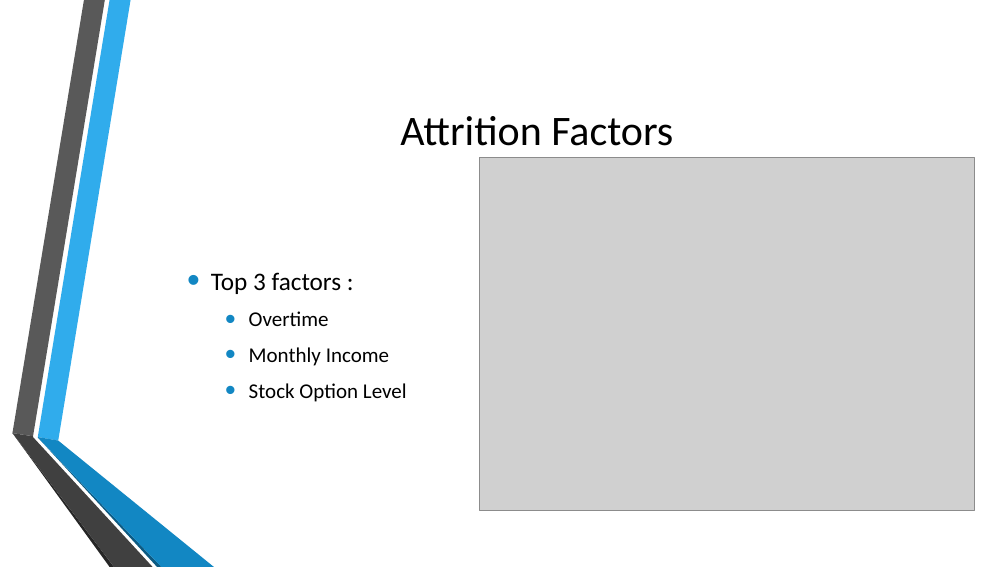
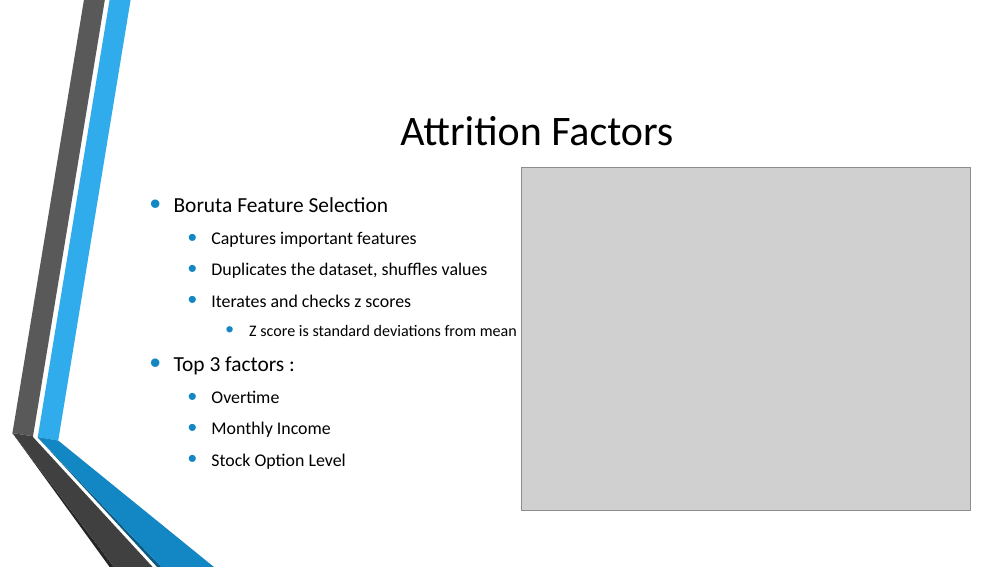
Before and after one commit to jherbaugh/CaseStudy2DDS, a slide deck: slide 5 of DDS Analytics Presentation.pptx (slide 4 before the commit). Drawn at 1008x567 pixels with LibreOffice and Linux fonts; fonts in the diff are those of the drawing; grey boxes stand for pictures. Boxes give left, top, right and bottom in pixels: in the first picture for what was removed or moved away, otherwise in the second. Text is boxed around its words. In the diff, an @@ line names an element or a change of style, - is before the commit and + after.

```diff
--- a/DDS Analytics Presentation.pptx
+++ b/DDS Analytics Presentation.pptx
@@ picture: place and size @@
-picture at (479,157,974,510)
+picture at (522,167,971,510)
@@ text "Boruta Feature Selection": place and size @@
-text "Boruta Feature Selection" at (211,272,407,402)
+text "Boruta Feature Selection" at (174,231,517,469)
@@ text at (211,231,517,336): paragraphs added @@
+• Boruta Feature Selection
+  • Captures important features
+  • Duplicates the dataset, shuffles values
+  • Iterates and checks z scores
+    • Z score is standard deviations from mean
@@ text at (174,356,346,469): size 24 to 20.4 pt in "Top 3 factors :"; size 20 to 17 pt in "Overtime", "Monthly Income", "Stock Option Level" @@
```
Also in this commit, not shown: 11 other slides changed, 3 slides added, 3 slides removed, 2 other files.
